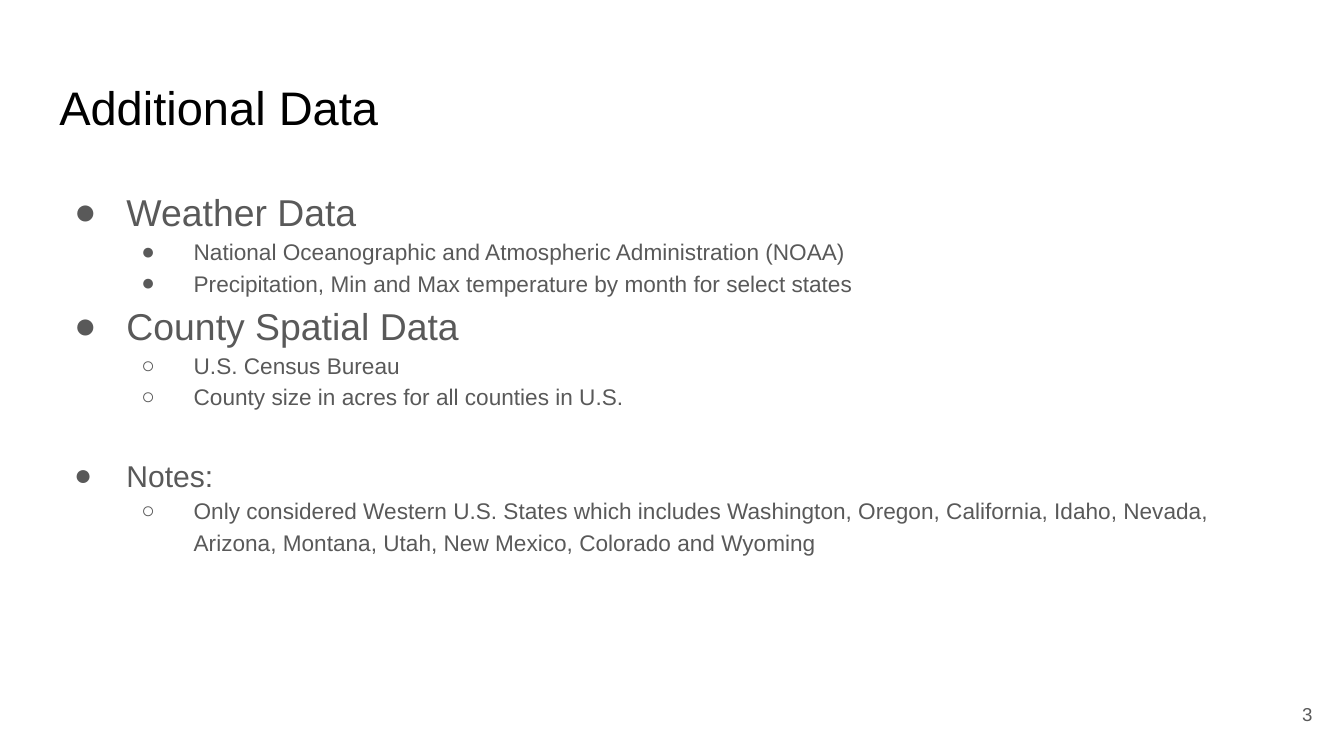
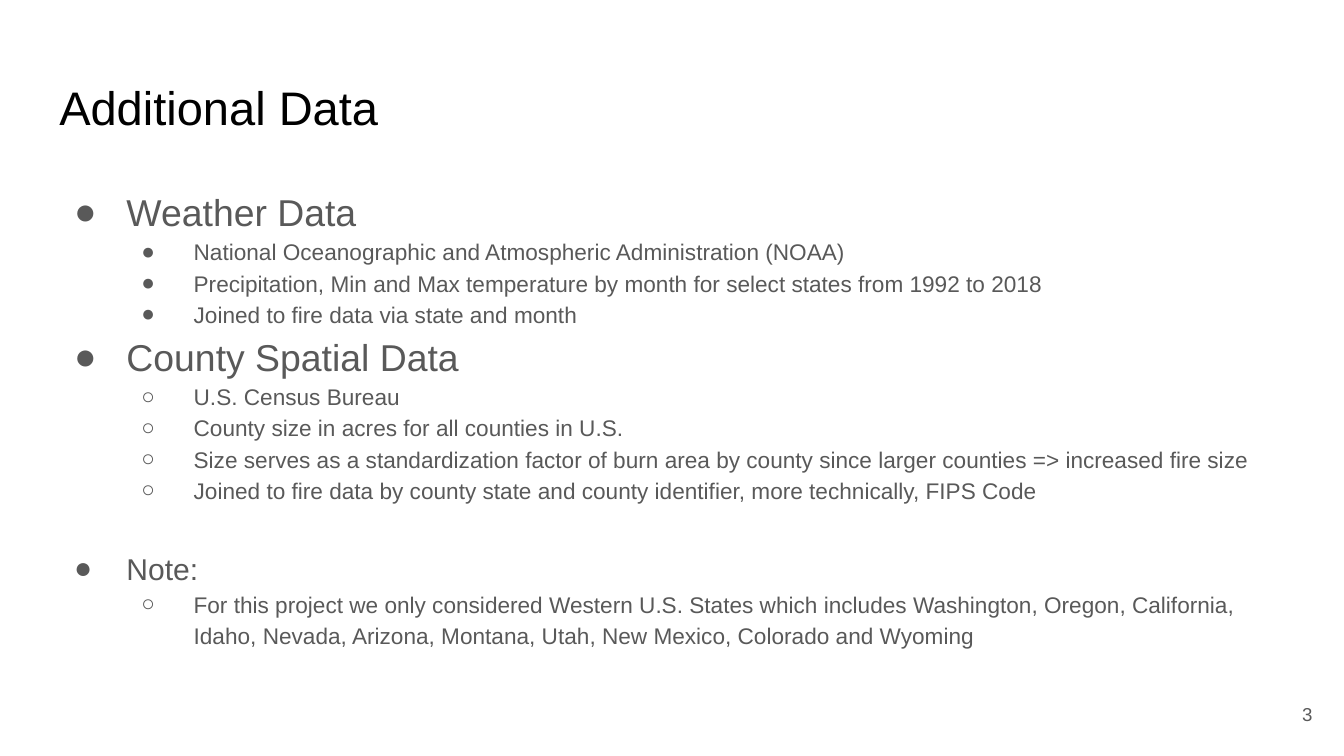
Before and after one commit to DCavanaugh98/WildfireMLProject, a slide deck: slide 3 of Math 8670 Final Project.pptx. Drawn at 1344x756 pixels with LibreOffice and Linux fonts; fonts in the diff are those of the drawing. Boxes give left, top, right and bottom in pixels: in the first picture for what was removed or moved away, otherwise in the second. Text is boxed around its words. In the diff, an @@ line names an element or a change of style, - is before the commit and + after.

```diff
--- a/Math 8670 Final Project.pptx
+++ b/Math 8670 Final Project.pptx
@@ text at (x1=194, y1=275, x2=1041, y2=323): text changed @@
-  ● Precipitation, Min and Max temperature by month for select states
+  ● Precipitation, Min and Max temperature by month for select states from 1992 to 2018
+  ● Joined to fire data via state and month
@@ text at (x1=126, y1=451, x2=1247, y2=649): text changed @@
-● Notes:
-  ○ Only considered Western U.S. States which includes Washington, Oregon, California, Idaho, Nevada, Arizona, Montana, Utah, New Mexico, Colorado and Wyoming
+  ○ Size serves as a standardization factor of burn area by county since larger counties => increased fire size
+  ○ Joined to fire data by county state and county identifier, more technically, FIPS Code
+● Note:
+  ○ For this project we only considered Western U.S. States which includes Washington, Oregon, California, Idaho, Nevada, Arizona, Montana, Utah, New Mexico, Colorado and Wyoming
```
Also in this commit, not shown: 11 other slides changed, 5 slides added, 1 slide removed, 12 other files.
